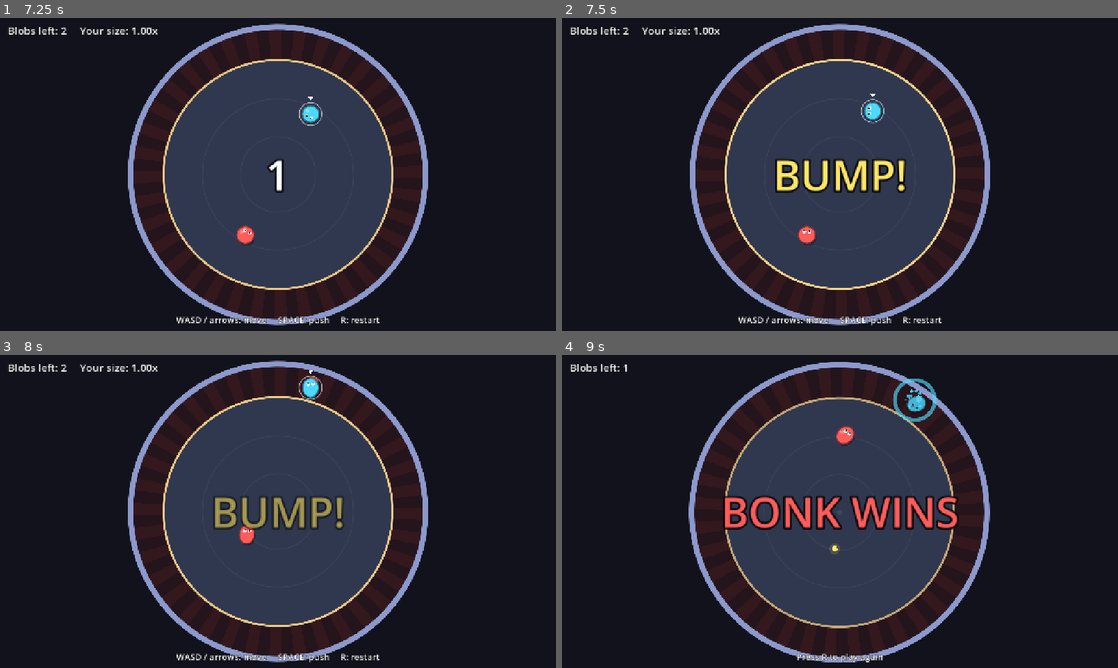
Above: before the commit, frames 1-4 (two rows, left to right).
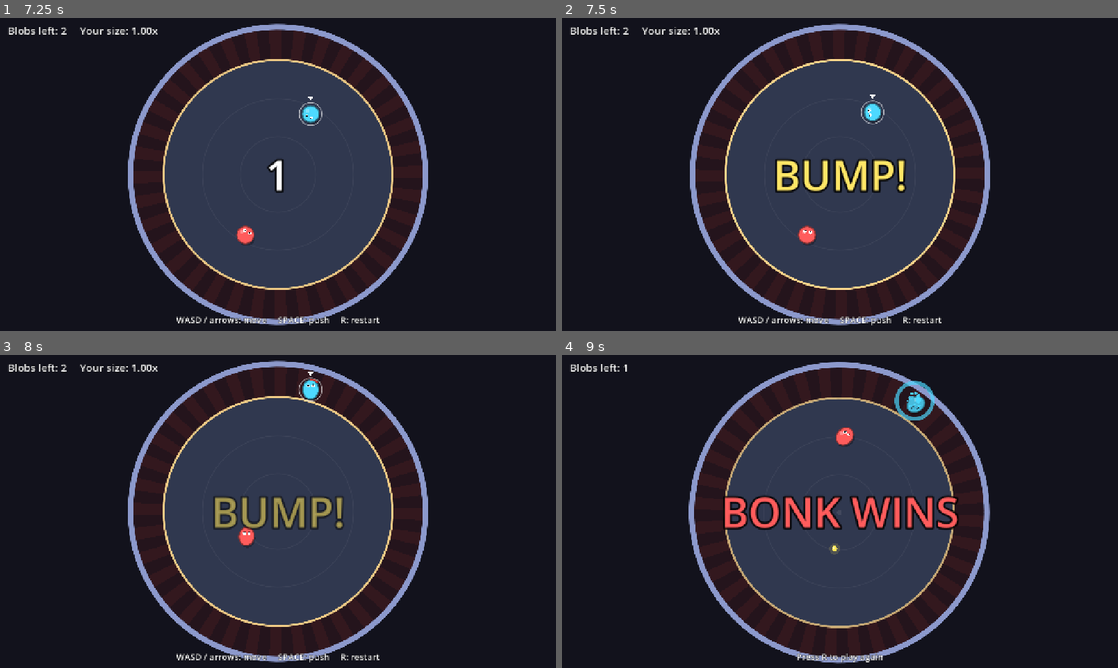
Above: after the commit, the same moments.

Repository: mrjkey/blobs
Game: Godot game, scene res://ui/menus/main_menu.tscn
Same seed, same stepped clock (60 frames per second), same inputs: the game is played once before the commit and once after it.
Inputs:
- Up to frame 1 (7.25 s): click "CLASSIC RING" at 0.5 s; tap R (restart) every 0.75 s from 1.25 to 5 s; hold D (move_right) 1.28-2.03 s; tap Space (push) at 1.35, 4.35 s; hold S (move_down) 2.03-2.78 s; tap J at 2.1, 5.1 s; hold D (move_right) 2.78-3.53 s; tap Enter at 2.85, 5.85 s; hold W (move_up) 3.53-4.28 s; tap Keypad Enter at 3.6, 6.6 s; hold A (move_left) 4.28-5.78 s; hold S (move_down) 5.78-6.53 s; hold D (move_right) from 6.53 s (still down)
- Up to frame 2 (7.5 s): release D (move_right) at 7.28 s; hold W (move_up) from 7.28 s (still down); tap Space (push) at 7.35 s
- Up to frame 3 (8 s): keep holding W (move_up)
- Up to frame 4 (9 s): release W (move_up) at 8.03 s; hold D (move_right) 8.03-8.78 s; tap J at 8.1 s; hold S (move_down) from 8.78 s (still down); tap Enter at 8.85 s

Frame 1 is identical in both runs. In frame 2, 0.2% of the frame differs, in the area x 42-58%, y 24-72%; in frame 3, 0.3%; in frame 4, 1.0%, in the area x 22-77%, y 2-99%.
Error before the commit: Invalid access to property or key 'physics_frame' on a base object of type 'null instance'. (res://ui/hud/hud.gd:42)

Commit message:
hud problems

Diff:
--- a/ui/hud/hud.gd
+++ b/ui/hud/hud.gd
@@ -3,9 +3,15 @@
 ## On-screen text for a round: a status line (top left), a hint (bottom) and a
 ## big banner in the middle. Looks come from the theme on the Frame node.
 
+signal countdown_finished
+
 const BANNER_FADE := 0.4 # seconds a timed banner takes to fade out
 
 var _banner_life := -1.0
+var _count_left := 0.0 # > 0 while a countdown runs
+var _count_total := 0.0
+var _count_shown := 0
+var _go_text := ""
 
 @onready var status: Label = %Status
 @onready var hint: Label = %Hint
@@ -29,20 +35,35 @@
 
 
 ## Count 3, 2, 1 over `seconds` (with a pop on each number), then flash `go_text`.
-## Await it: `await hud.play_countdown(2.4)`.
-func play_countdown(seconds: float, go_text := "BUMP!") -> void:
-	var left := seconds
-	var shown := 0
-	while left > 0.0:
-		var n := ceili(left / (seconds / 3.0))
-		if n != shown:
-			shown = n
-			Sfx.play("pop", 0.8 + 0.1 * (3 - n))
-			show_banner(str(n), Color.WHITE)
-		await get_tree().physics_frame
-		left -= get_physics_process_delta_time() * Engine.time_scale
-	show_banner(go_text, Color(1.0, 0.9, 0.4), 0.8)
+## Returns `countdown_finished`, so it can be awaited: `await hud.play_countdown(2.4)`.
+## Runs from _physics_process, so leaving the scene mid-count just stops it.
+func play_countdown(seconds: float, go_text := "BUMP!") -> Signal:
+	_count_total = seconds
+	_count_left = seconds
+	_count_shown = 0
+	_go_text = go_text
+	_show_count()
+	return countdown_finished
+
+
+func _physics_process(delta: float) -> void:
+	if _count_left <= 0.0:
+		return
+	_count_left -= delta
+	if _count_left > 0.0:
+		_show_count()
+		return
+	show_banner(_go_text, Color(1.0, 0.9, 0.4), 0.8)
 	Sfx.play("pop", 0.6)
+	countdown_finished.emit()
+
+
+func _show_count() -> void:
+	var n := ceili(_count_left / (_count_total / 3.0))
+	if n != _count_shown:
+		_count_shown = n
+		Sfx.play("pop", 0.8 + 0.1 * (3 - n))
+		show_banner(str(n), Color.WHITE)
 
 
 func _process(delta: float) -> void:
